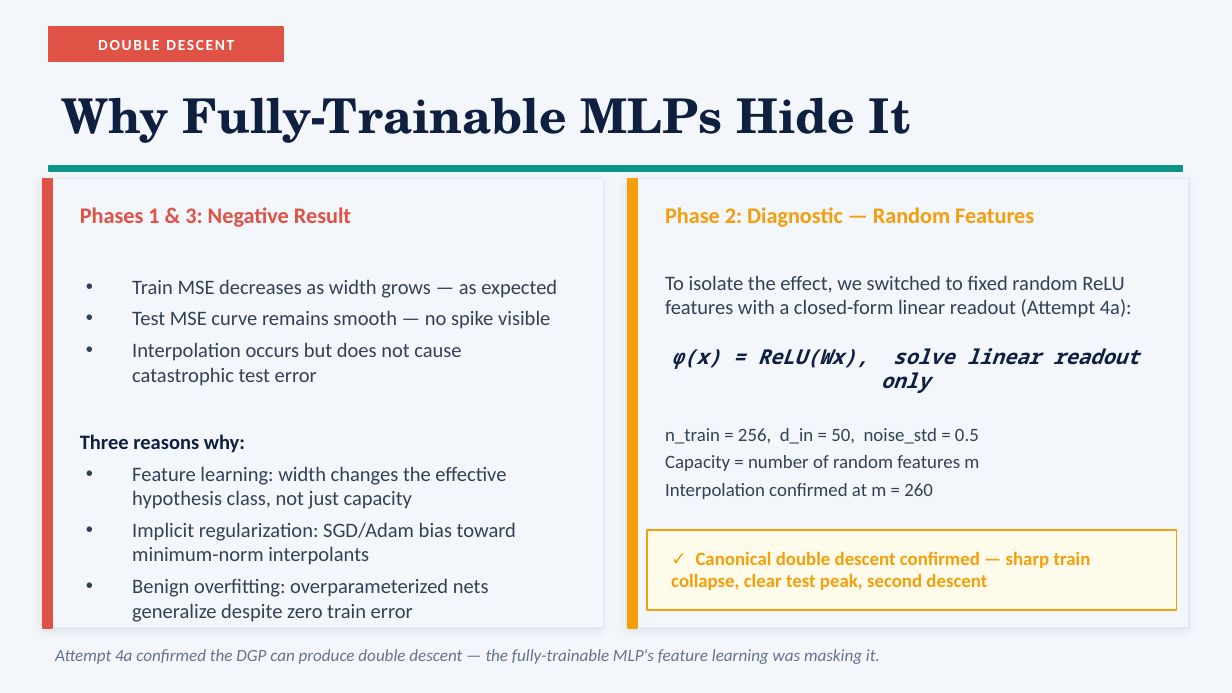
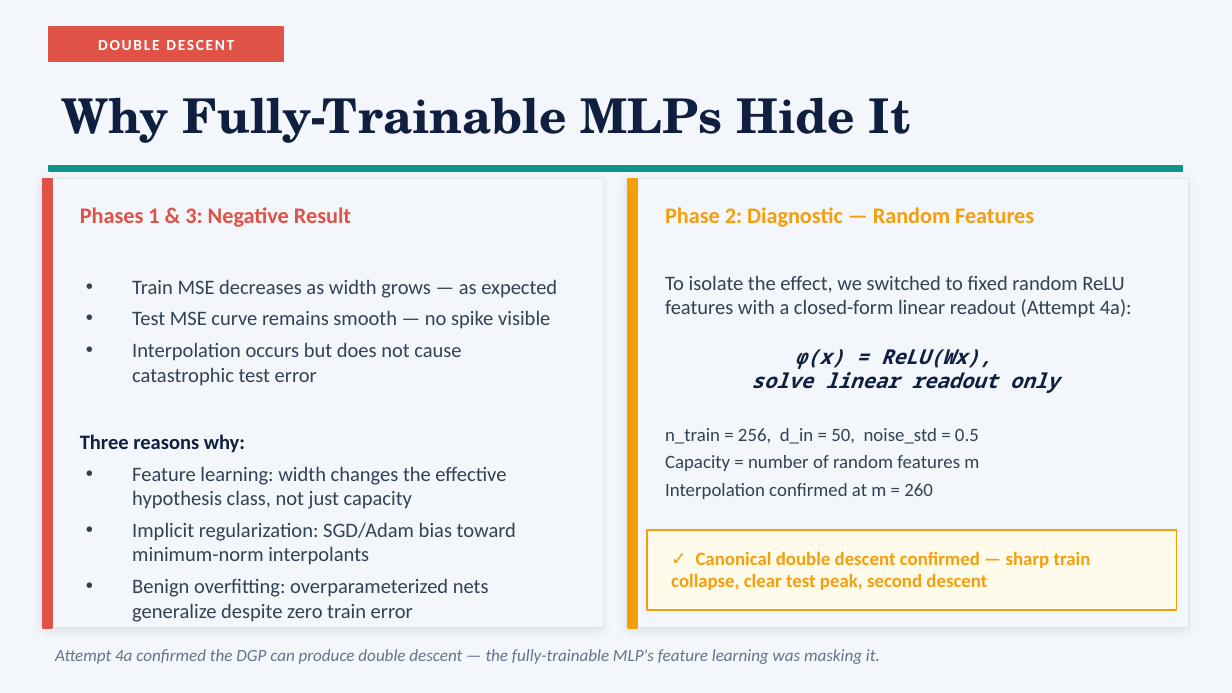
Before and after one commit to LeJ7-commits/double-descent-overparameterized-mlps, a slide deck: slide 6 of slides/double_descent_presentation.pptx. Drawn at 1232x693 pixels with LibreOffice and Linux fonts; fonts in the diff are those of the drawing. Boxes give left, top, right and bottom in pixels: in the first picture for what was removed or moved away, otherwise in the second. Text is boxed around its words. In the diff, an @@ line names an element or a change of style, - is before the commit and + after.

```diff
--- a/slides/double_descent_presentation.pptx
+++ b/slides/double_descent_presentation.pptx
@@ text at [751,349,1059,393]: text changed @@
-φ(x) = ReLU(Wx), solve linear readout only
+φ(x) = ReLU(Wx),
+solve linear readout only
```
Also in this commit, not shown: 2 other slides changed.
